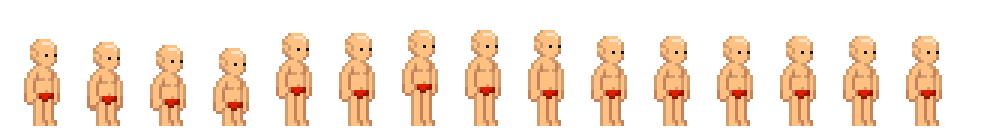
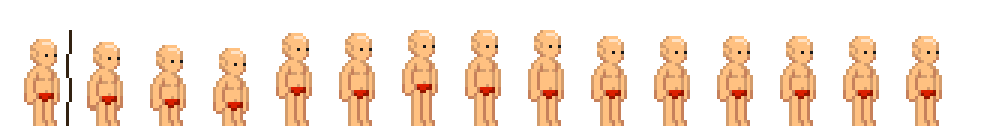
Layers edited between the first and the second 993px x 132px image:
painted on "Pasted Layer" over (66, 30, 72, 126)
